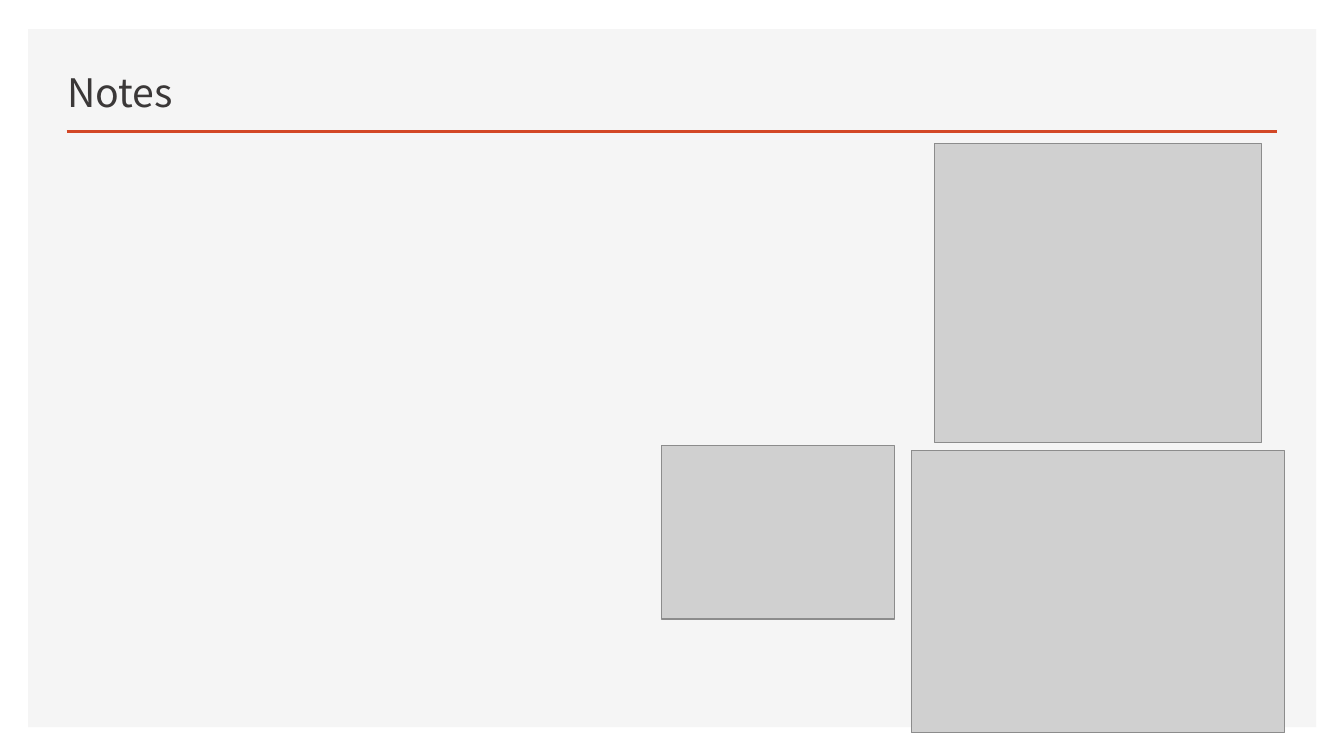
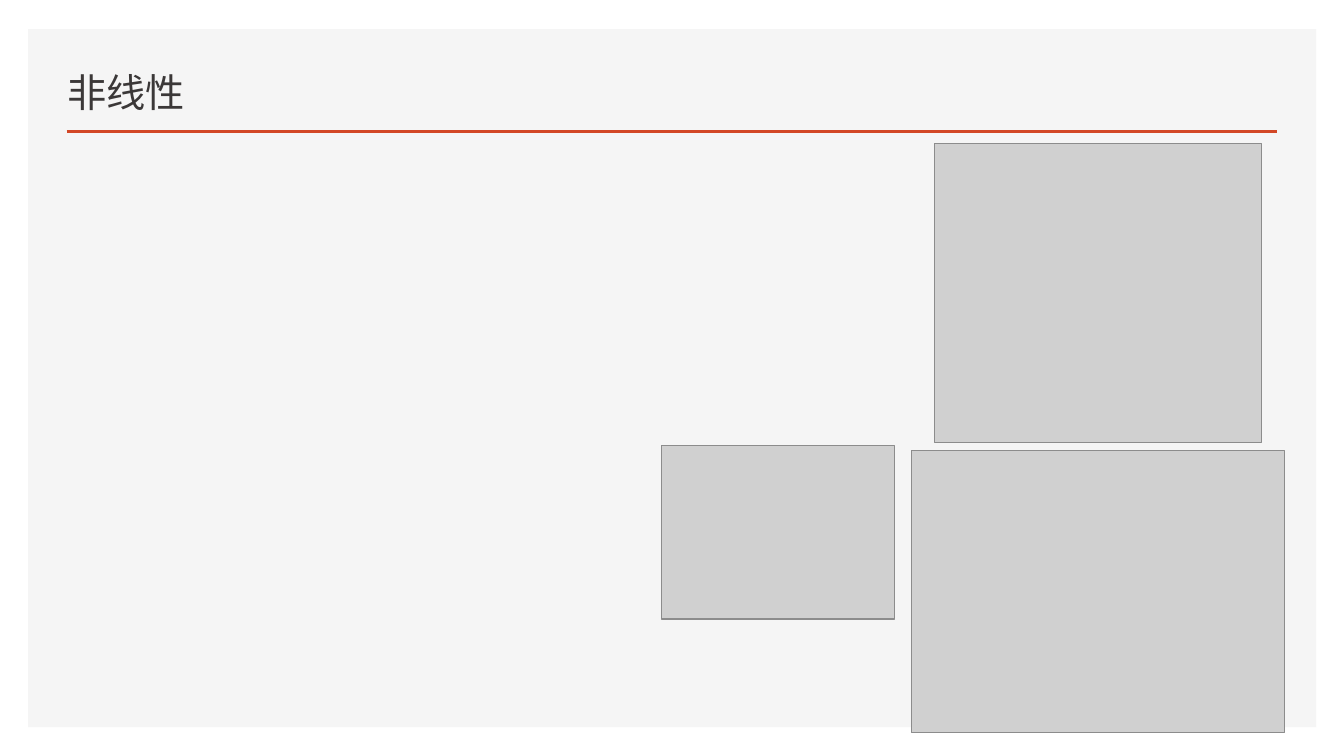
Before and after one commit to eliuwei/eliuwei.github.io, a slide deck: slide 3 of HARDWARE/01 射频/01 射频基本概念/射频基本概念总结.pptx. Drawn at 1344x756 pixels with LibreOffice and Linux fonts; fonts in the diff are those of the drawing; grey boxes stand for pictures. Boxes give left, top, right and bottom in pixels: in the first picture for what was removed or moved away, otherwise in the second. Text is boxed around its words. In the diff, an @@ line names an element or a change of style, - is before the commit and + after.

```diff
--- a/HARDWARE/01 射频/01 射频基本概念/射频基本概念总结.pptx
+++ b/HARDWARE/01 射频/01 射频基本概念/射频基本概念总结.pptx
@@ title at [68,74,185,110]: text changed @@
-Notes
+非线性
```
Also in this commit, not shown: 3 other slides changed, 1 slide added, 1 slide removed, 1 other file.
